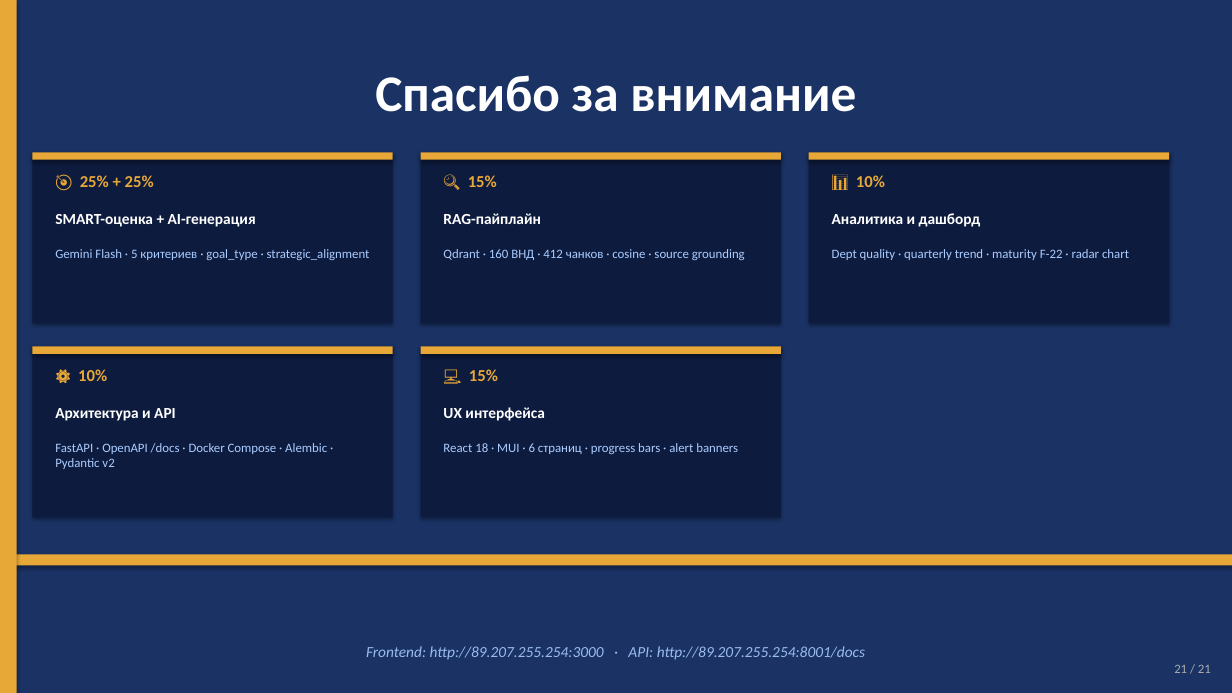
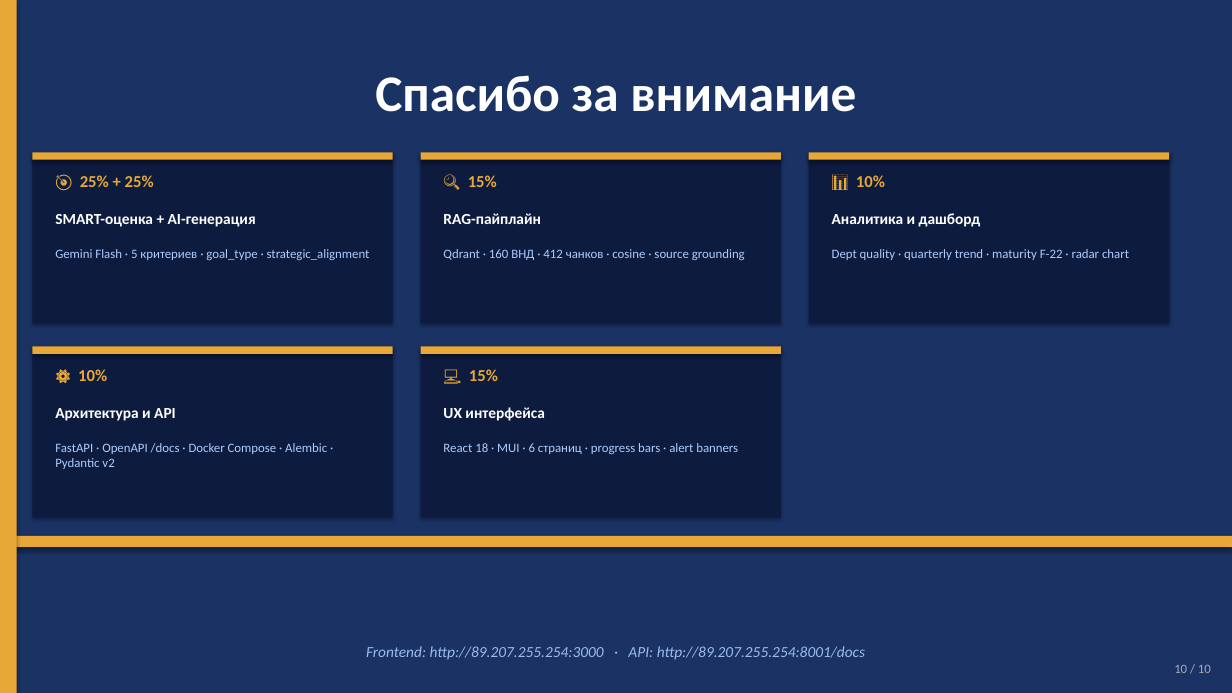
Before and after one commit to Islambek201632838/kmg-hr, a slide deck: slide 10 of KMG_HR_AI_Presentation.pptx (slide 21 before the commit). Drawn at 1232x693 pixels with LibreOffice and Linux fonts; fonts in the diff are those of the drawing. Boxes give left, top, right and bottom in pixels: in the first picture for what was removed or moved away, otherwise in the second. Text is boxed around its words. In the diff, an @@ line names an element or a change of style, - is before the commit and + after.

```diff
--- a/KMG_HR_AI_Presentation.pptx
+++ b/KMG_HR_AI_Presentation.pptx
@@ rectangle: place and size @@
-rectangle at <box>16,555,1232,566</box>
+rectangle at <box>0,536,1232,547</box>
@@ text at <box>1174,665,1211,673</box>: text changed @@
-21 / 21
+10 / 10
```
Also in this commit, not shown: 9 other slides changed, 11 slides removed, 23 other files.
